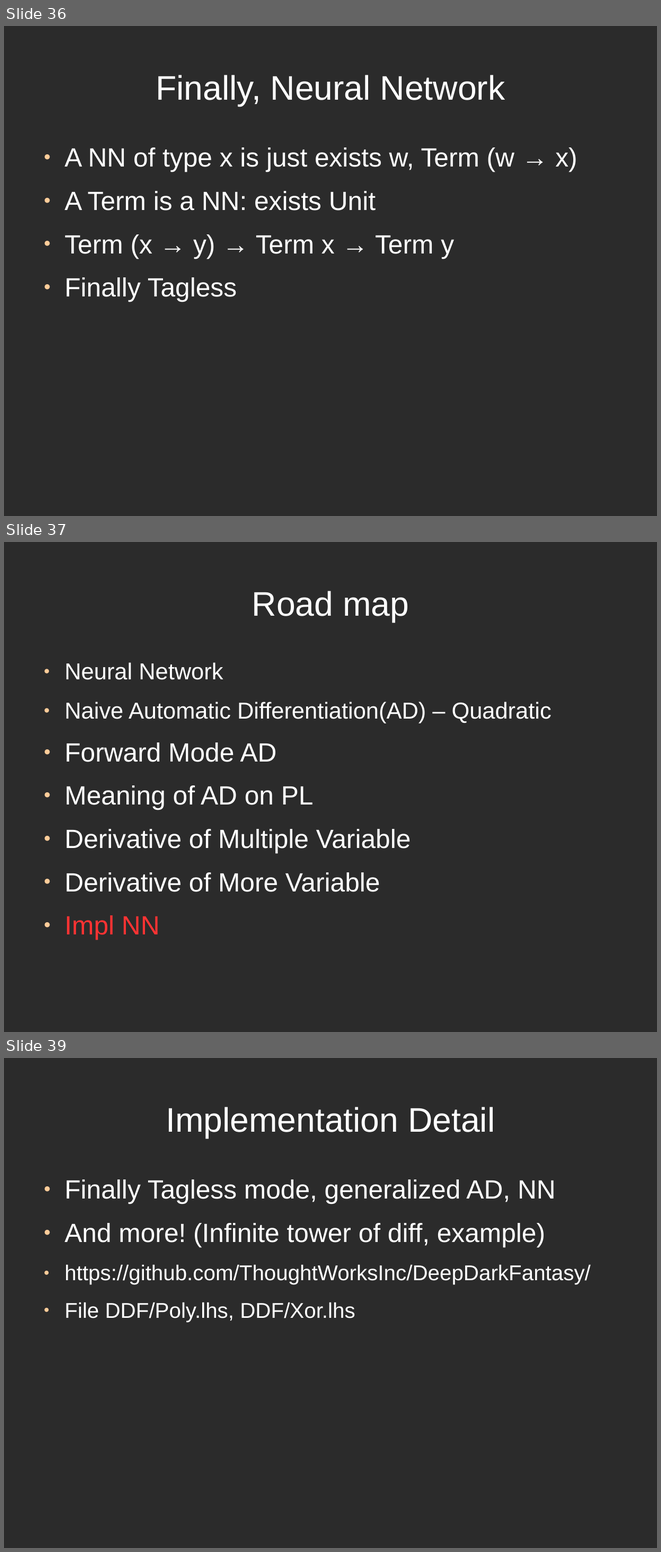
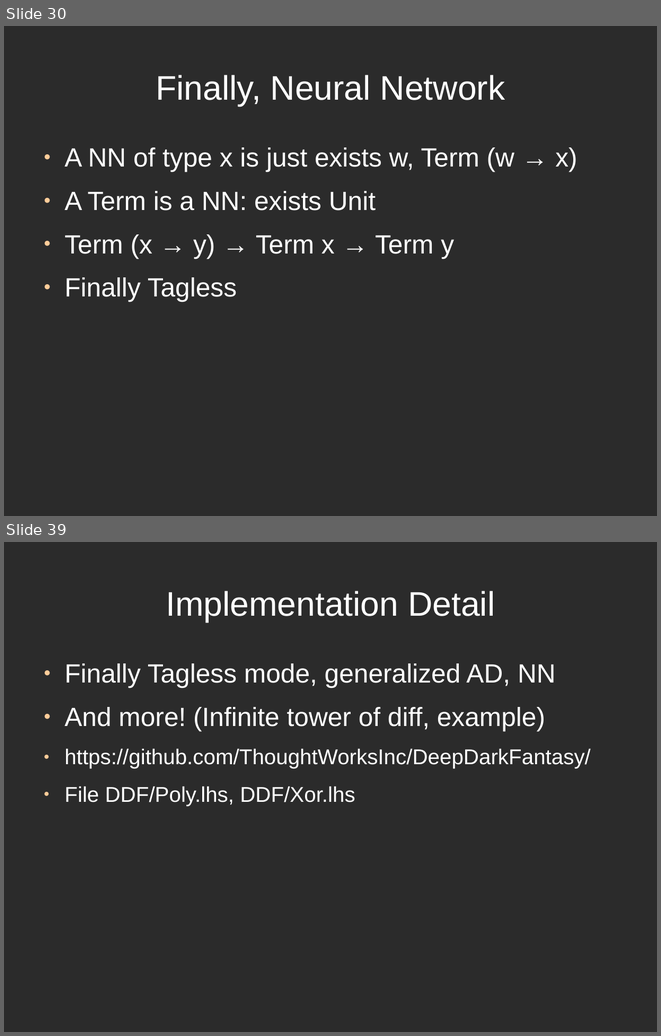
Before and after one commit to ThoughtWorksInc/DeepDarkFantasy, a slide deck: Talk.odp. Shown one above the other, each under a label of ours: slides 36, 37 and 39 before the commit, slides 30 and 39 after it; the slides between them are not shown. The pictures are 661x1552 and 661x1036 pixels, drawn with LibreOffice and Linux fonts; fonts in the diff are those of the drawing; background and template pictures are left out; a plain dark background stands for a picture behind light text. Boxes give left, top, right and bottom in pixels: in the first picture for what was removed or moved away, otherwise in the second. Text is boxed around its words. In the diff, an @@ line names an element or a change of style, - is before the commit and + after.

```diff
--- a/Talk.odp
+++ b/Talk.odp
@@ slide 37 removed at [4, 542, 657, 1032], background picture (left out) @@
@@ title removed at [252, 591, 409, 622] @@
-Road map
@@ text removed at [64, 662, 551, 940] @@
-● Neural Network
-● Naive Automatic Differentiation(AD) – Quadratic
-● Forward Mode AD
-● Meaning of AD on PL
-● Derivative of Multiple Variable
-● Derivative of More Variable
-● Impl NN
@@ what was slide 36 is now slide 30 @@
```
Also in this commit, not shown: 11 slides changed, 1 slide added.
